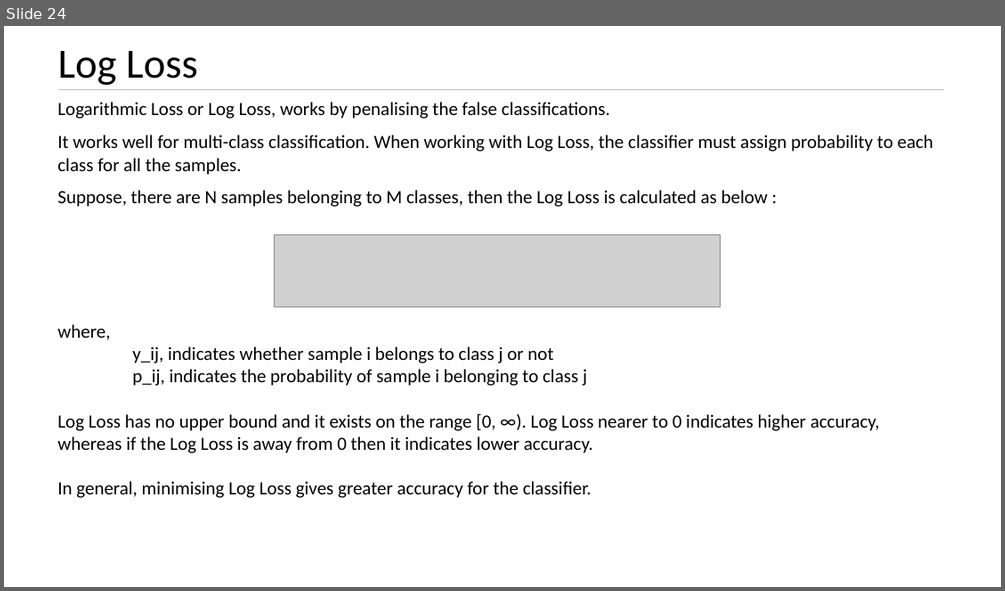
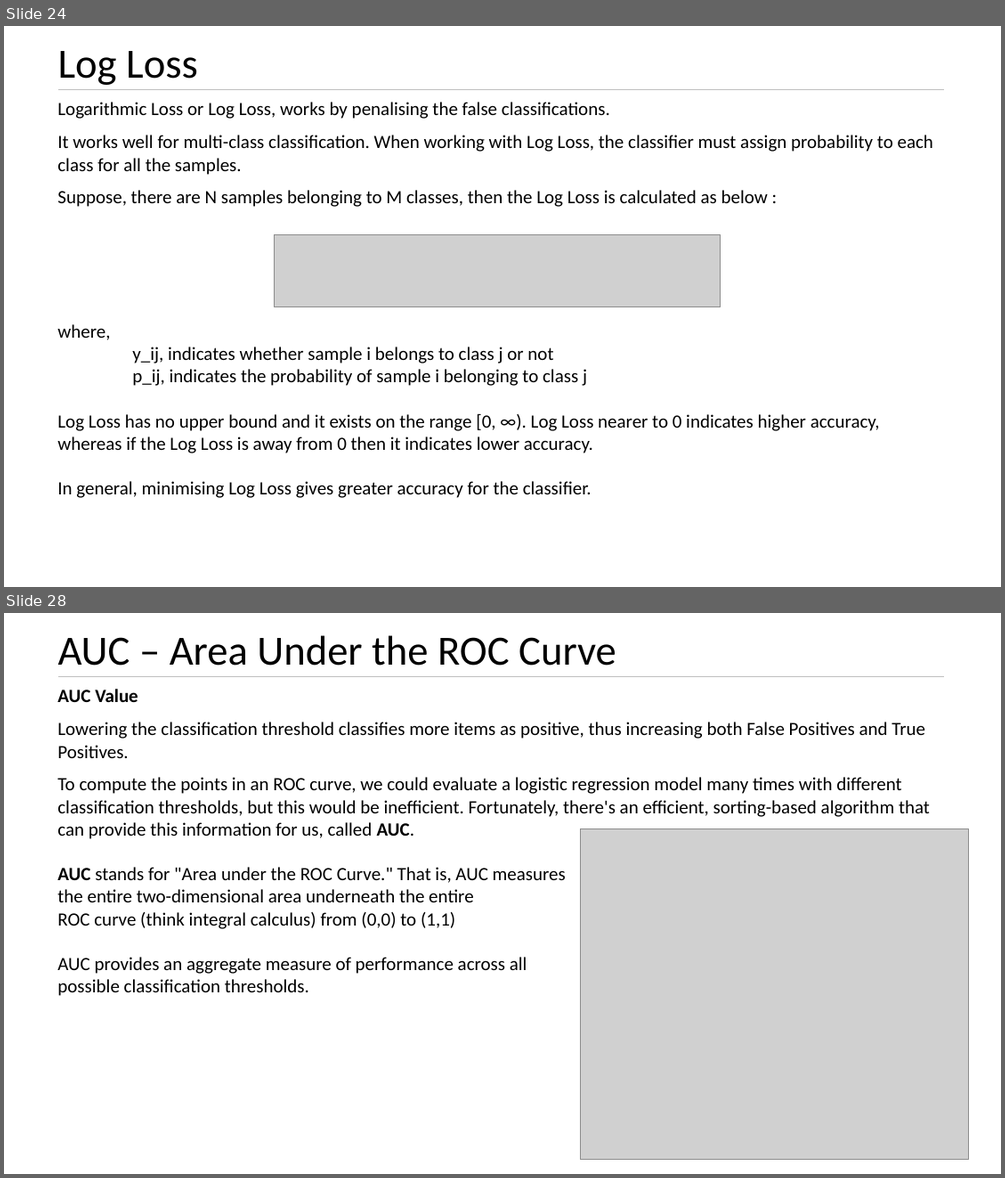
Before and after one commit to kushkul/Intro-to-Analytics, a slide deck: Machine Learning/Lesson 10 Performance Metrics.pptx. Shown one above the other, each under a label of ours: slide 24 before the commit, slides 24 and 28 after it; the slides between them are not shown. The pictures are 1005x591 and 1005x1178 pixels, drawn with LibreOffice and Linux fonts; fonts in the diff are those of the drawing; grey boxes stand for pictures. Boxes give left, top, right and bottom in pixels: in the first picture for what was removed or moved away, otherwise in the second. Text is boxed around its words. In the diff, an @@ line names an element or a change of style, - is before the commit and + after.

```diff
--- a/Machine Learning/Lesson 10 Performance Metrics.pptx
+++ b/Machine Learning/Lesson 10 Performance Metrics.pptx
@@ slide 28 added at [4, 613, 1001, 1174], background #FFFFFF @@
@@ text added at [58, 635, 616, 666], 40 pt, text #000000 @@
+AUC – Area Under the ROC Curve
@@ text added at [57, 689, 930, 996], 18 pt, text #000000 @@
+AUC Value
+Lowering the classification threshold classifies more items as positive, thus increasing both False Positives and True Positives.
+To compute the points in an ROC curve, we could evaluate a logistic regression model many times with different classification thresholds, but this would be inefficient. Fortunately, there's an efficient, sorting-based algorithm that can provide this information for us, called AUC.
+AUC stands for "Area under the ROC Curve." That is, AUC measures
+the entire two-dimensional area underneath the entire
+ROC curve (think integral calculus) from (0,0) to (1,1)
+AUC provides an aggregate measure of performance across all
+possible classification thresholds.
@@ line added from (58, 676) to (945, 676), #BFBFBF 0.5 pt @@
@@ picture added at [581, 829, 969, 1159] @@
```
Also in this commit, not shown: 1 slide changed, 9 other slides added.
